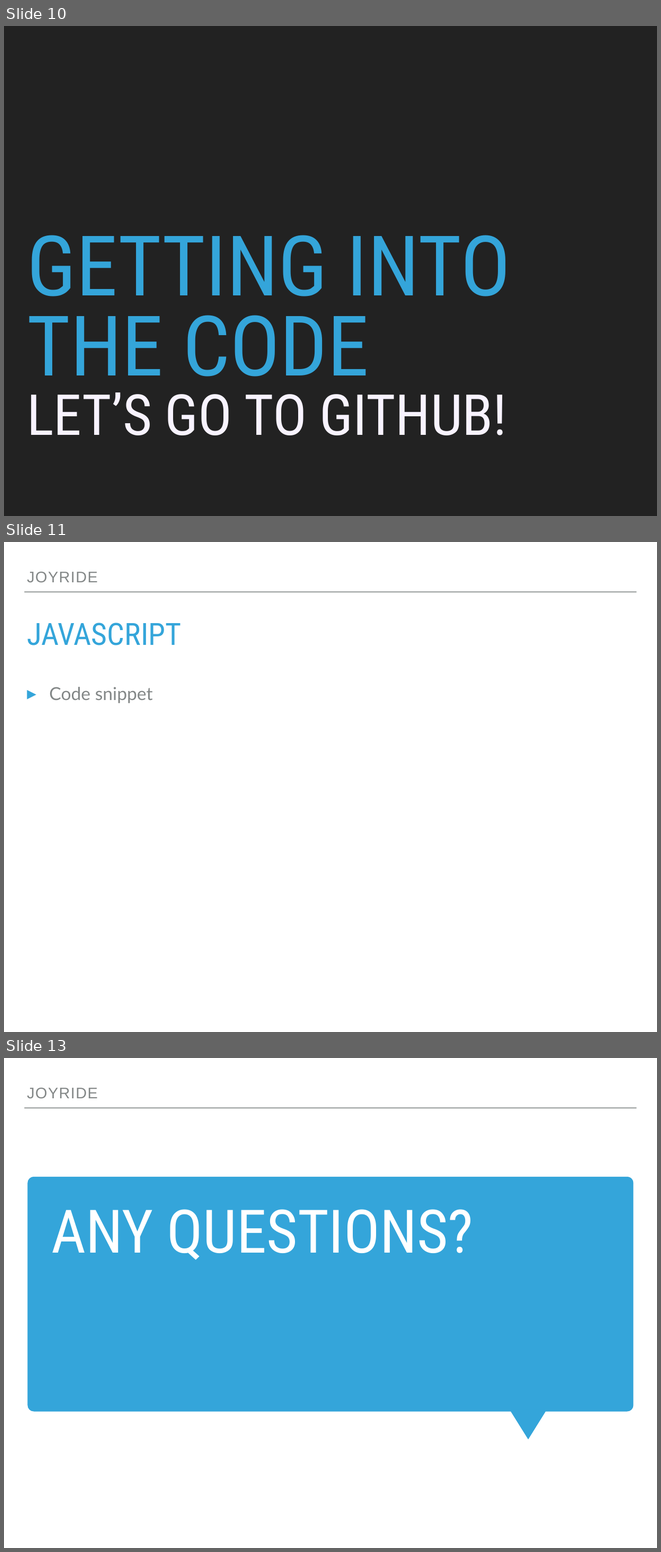
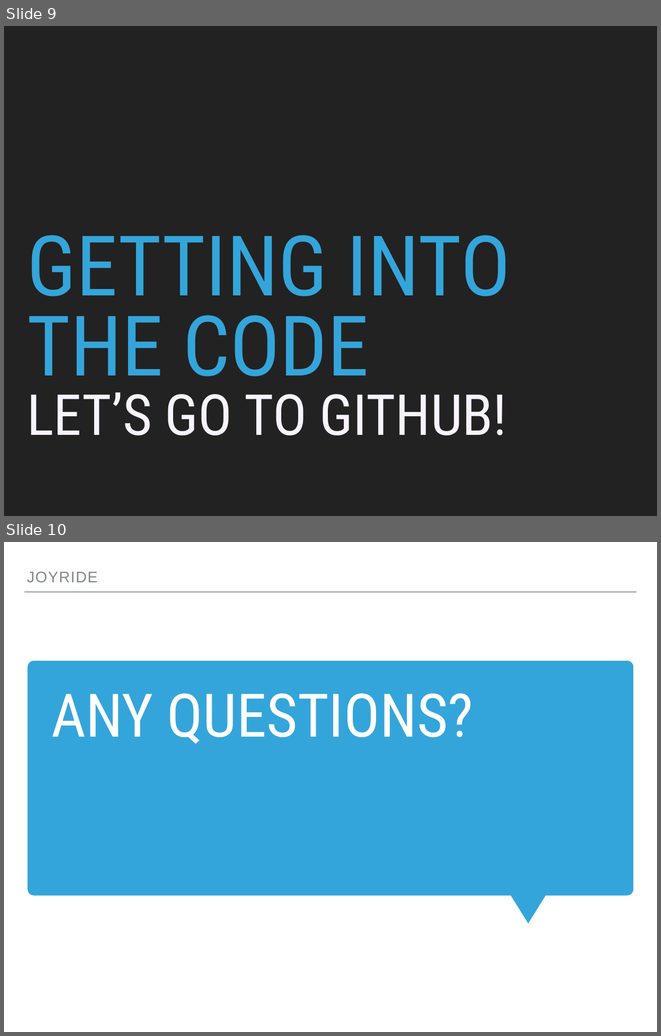
Before and after one commit to Annikizzle/Joyride, a slide deck: Presentation/Joyride Presentation.pptx. Shown one above the other, each under a label of ours: slides 10, 11 and 13 before the commit, slides 9 and 10 after it; the slides between them are not shown. The pictures are 661x1552 and 661x1036 pixels, drawn with LibreOffice and Linux fonts; fonts in the diff are those of the drawing. Boxes give left, top, right and bottom in pixels: in the first picture for what was removed or moved away, otherwise in the second. Text is boxed around its words. In the diff, an @@ line names an element or a change of style, - is before the commit and + after.

```diff
--- a/Presentation/Joyride Presentation.pptx
+++ b/Presentation/Joyride Presentation.pptx
@@ slide 11 removed at (4,542,657,1032), background #FFFFFF; not listed: 1 template element that a slide beside it also shows @@
@@ text removed at (27,572,98,582) @@
-JOYRIDE
@@ title removed at (27,623,181,645) @@
-JAVASCRIPT
@@ text removed at (49,687,153,703) @@
-▸ Code snippet
@@ what was slide 10 is now slide 9 @@
@@ what was slide 13 is now slide 10 @@
```
Also in this commit, not shown: 1 slide added, 3 other slides removed.
